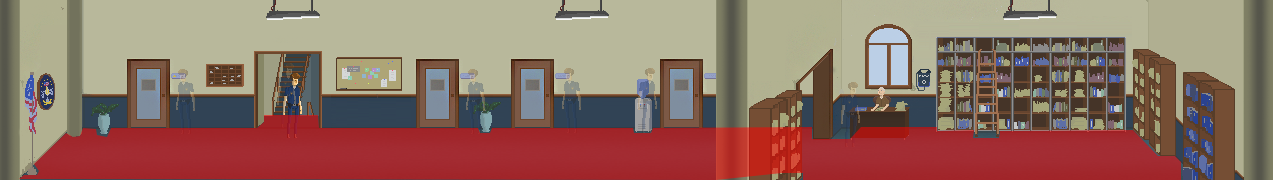
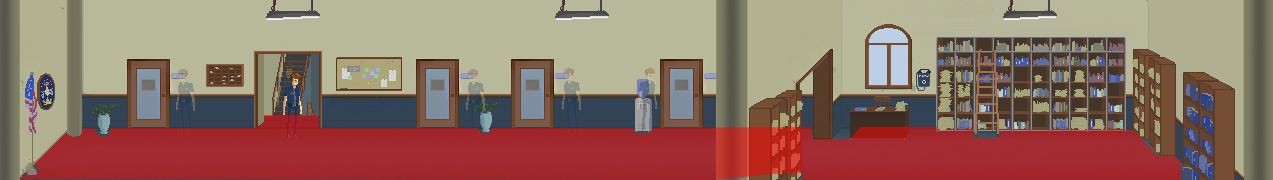
Comparing the layer stacks of the two 1273×180 images. Changes:
removed group "spiegel()" (2 layers) (was 29%) over (841, 82, 860, 147)
removed layer "player" (5th of 6, in "spiegel()") from group "spiegel()" over (841, 82, 860, 147)
removed group "Archivar" (2 layers) over (871, 87, 889, 111)
removed group "Leonard Spiegel" (1 layers) from group "Archivar" over (871, 87, 889, 111)
removed layer "base" from group "Leonard Spiegel" over (871, 87, 889, 111)
